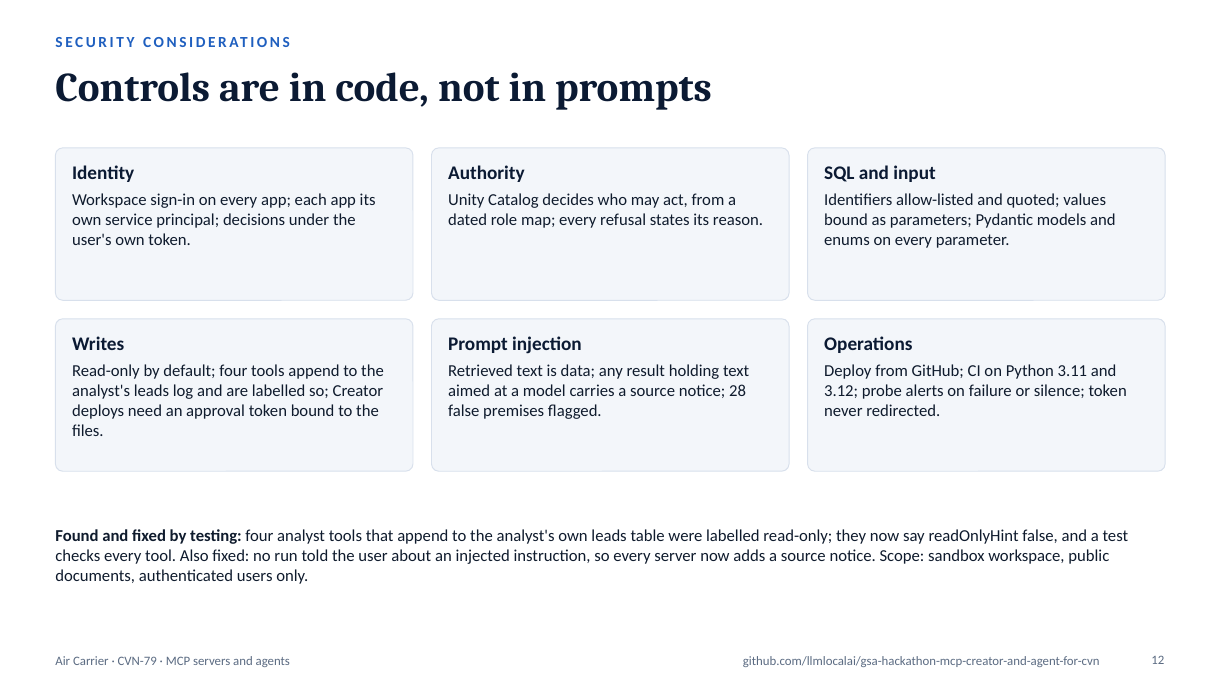
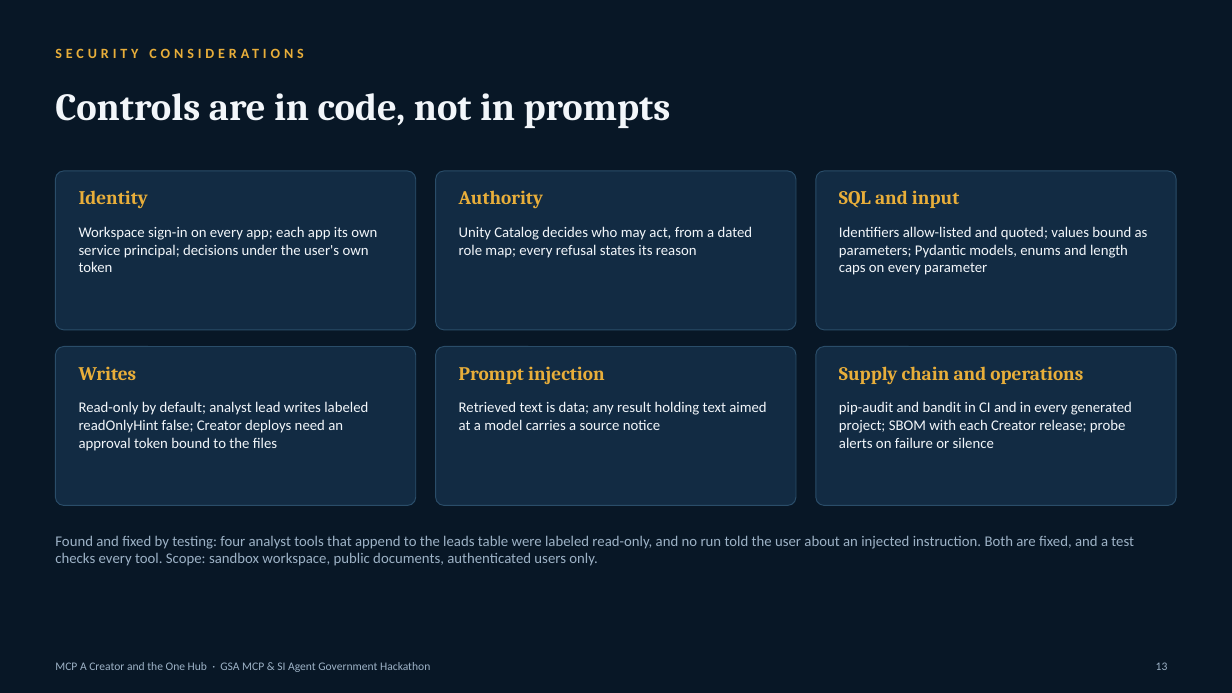
Before and after one commit to gsa-mcp-hackathon/gsa-hackathon-mcp-creator-and-agent-for-air-carrier, a slide deck: slide 13 of docs/submission/mcp-a-creator-one-hub-deck.pptx (slide 12 before the commit). Drawn at 1232x693 pixels with LibreOffice and Linux fonts; fonts in the diff are those of the drawing. Boxes give left, top, right and bottom in pixels: in the first picture for what was removed or moved away, otherwise in the second. Text is boxed around its words. In the diff, an @@ line names an element or a change of style, - is before the commit and + after.

```diff
--- a/docs/submission/mcp-a-creator-one-hub-deck.pptx
+++ b/docs/submission/mcp-a-creator-one-hub-deck.pptx
@@ background #FFFFFF to #081726 @@
@@ text "SECURITY CONSIDERATIONS": place and size @@
-text "SECURITY CONSIDERATIONS" at (55,32,1165,60)
+text "SECURITY CONSIDERATIONS" at (55,39,980,67)
@@ text "SECURITY CONSIDERATIONS" at (55,39,980,67): size 12 to 11 pt, text colour #1F5FBF to #E8AE3A, letter spacing 2 to 3 pt; vertical alignment top to middle @@
@@ title "Controls are in code, not ...": place and size @@
-title "Controls are in code, not ..." at (55,72,712,110)
+title "Controls are in code, not ..." at (55,93,671,128)
@@ title "Controls are in code, not ..." at (55,93,671,128): size 32 to 30 pt, text colour #0B1A33 to #F2F6FA; vertical alignment top to middle @@
@@ rounded rectangle: place and size @@
-rounded rectangle at (55,148,413,300)
+rounded rectangle at (55,171,416,330)
@@ rounded rectangle: place and size @@
-rounded rectangle at (432,148,789,300)
+rounded rectangle at (435,171,796,330)
@@ rounded rectangle: place and size @@
-rounded rectangle at (808,148,1165,300)
+rounded rectangle at (816,171,1177,330)
@@ text added at (79,190,148,208), 15 pt, text #E8AE3A, bold @@
+Identity
@@ text added at (459,190,543,208), 15 pt, text #E8AE3A, bold @@
+Authority
@@ text added at (839,190,959,208), 15 pt, text #E8AE3A, bold @@
+SQL and input
@@ text at (79,226,377,272): text changed; size 13 to 11.5 pt; text colour #0F1B2D to #F2F6FA @@
-Identity
-Workspace sign-in on every app; each app its own service principal; decisions under the user's own token.
+Workspace sign-in on every app; each app its own service principal; decisions under the user's own token
@@ text at (459,226,753,258): text changed; size 13 to 11.5 pt; text colour #0F1B2D to #F2F6FA @@
-Authority
-Unity Catalog decides who may act, from a dated role map; every refusal states its reason.
+Unity Catalog decides who may act, from a dated role map; every refusal states its reason
@@ text at (839,226,1148,275): text changed; size 13 to 11.5 pt; text colour #0F1B2D to #F2F6FA @@
-SQL and input
-Identifiers allow-listed and quoted; values bound as parameters; Pydantic models and enums on every parameter.
+Identifiers allow-listed and quoted; values bound as parameters; Pydantic models, enums and length caps on every parameter
@@ rounded rectangle: place and size @@
-rounded rectangle at (55,319,413,471)
+rounded rectangle at (55,347,416,506)
@@ rounded rectangle: place and size @@
-rounded rectangle at (432,319,789,471)
+rounded rectangle at (435,347,796,506)
@@ fill #F3F6FA to #122B43; outline #D8E0EC 0.75 pt to #2A4D69 0.75 pt; proportions changed in 6 elements at (55,171,416,330), (435,171,796,330), (55,347,416,506), (816,171,1177,330), (435,347,796,506), (816,347,1177,506) @@
@@ rounded rectangle: place and size @@
-rounded rectangle at (808,319,1165,471)
+rounded rectangle at (816,347,1177,506)
@@ text added at (79,366,137,380), 15 pt, text #E8AE3A, bold @@
+Writes
@@ text added at (459,366,605,384), 15 pt, text #E8AE3A, bold @@
+Prompt injection
@@ text added at (839,366,1083,385), 15 pt, text #E8AE3A, bold @@
+Supply chain and operations
@@ text at (79,401,368,451): text changed; size 13 to 11.5 pt; text colour #0F1B2D to #F2F6FA @@
-Writes
-Read-only by default; four tools append to the analyst's leads log and are labelled so; Creator deploys need an approval token bound to the files.
+Read-only by default; analyst lead writes labeled readOnlyHint false; Creator deploys need an approval token bound to the files
@@ text at (459,401,766,430): text changed; size 13 to 11.5 pt; text colour #0F1B2D to #F2F6FA @@
-Prompt injection
-Retrieved text is data; any result holding text aimed at a model carries a source notice; 28 false premises flagged.
+Retrieved text is data; any result holding text aimed at a model carries a source notice
@@ text at (839,401,1132,448): text changed; size 13 to 11.5 pt; text colour #0F1B2D to #F2F6FA @@
-Operations
-Deploy from GitHub; CI on Python 3.11 and 3.12; probe alerts on failure or silence; token never redirected.
+pip-audit and bandit in CI and in every generated project; SBOM with each Creator release; probe alerts on failure or silence
@@ text at (55,535,1134,566): text changed; size 13 to 11.5 pt; text colour #0F1B2D to #9DB2C6 @@
-Found and fixed by testing: four analyst tools that append to the analyst's own leads table were labelled read-only; they now say readOnlyHint false, and a test checks every tool. Also fixed: no run told the user about an injected instruction, so every server now adds a source notice. Scope: sandbox workspace, public documents, authenticated users only.
+Found and fixed by testing: four analyst tools that append to the leads table were labeled read-only, and no run told the user about an injected instruction. Both are fixed, and a test checks every tool. Scope: sandbox workspace, public documents, authenticated users only.
@@ text "Found and fixed by testing: ..." at (55,535,1134,566): vertical alignment middle to top @@
@@ text removed at (55,656,290,667) @@
-Air Carrier · CVN-79 · MCP servers and agents
@@ text removed at (743,656,1100,667) @@
-github.com/llmlocalai/gsa-hackathon-mcp-creator-and-agent-for-cvn
@@ page number removed at (1151,655,1164,664) @@
-12
@@ text added at (55,662,430,672), 9 pt, text #9DB2C6 @@
+MCP A Creator and the One Hub · GSA MCP & SI Agent Government Hackathon
@@ page number added at (1156,662,1168,670), 9 pt, text #9DB2C6 @@
+13
```
Also in this commit, not shown: 8 other slides changed, 7 slides added, 5 slides removed, 33 other files.
